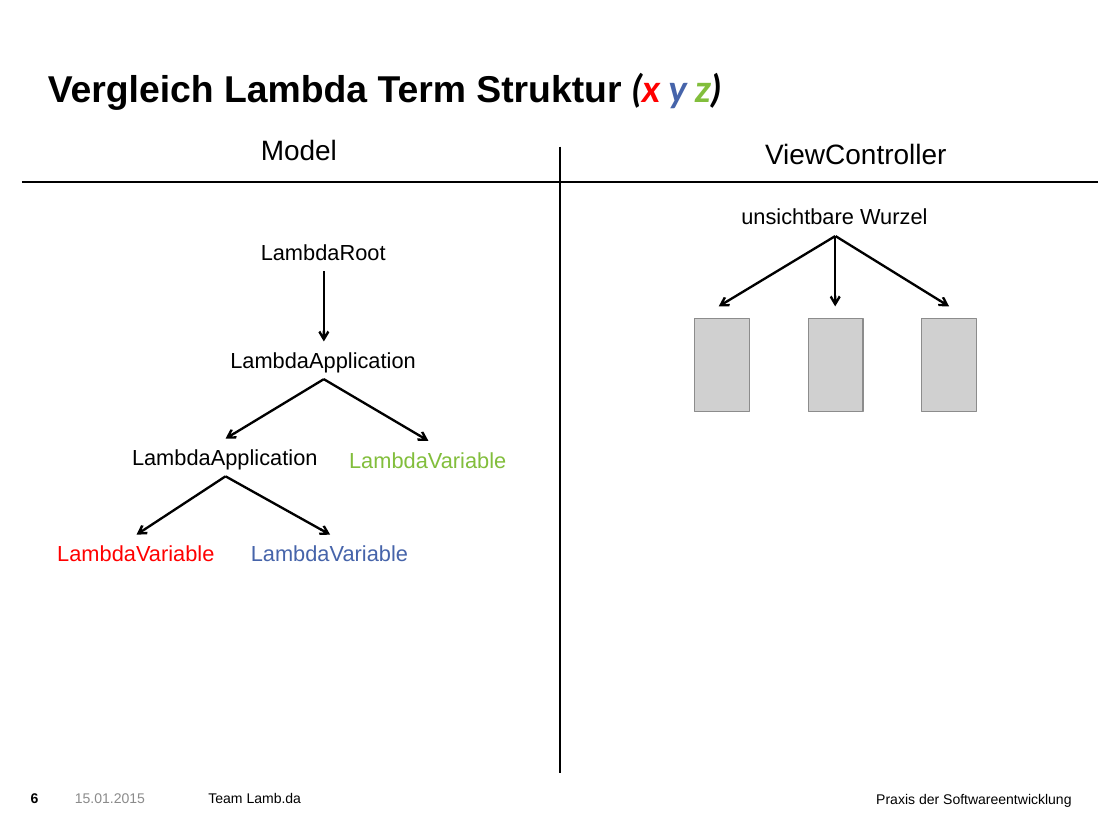
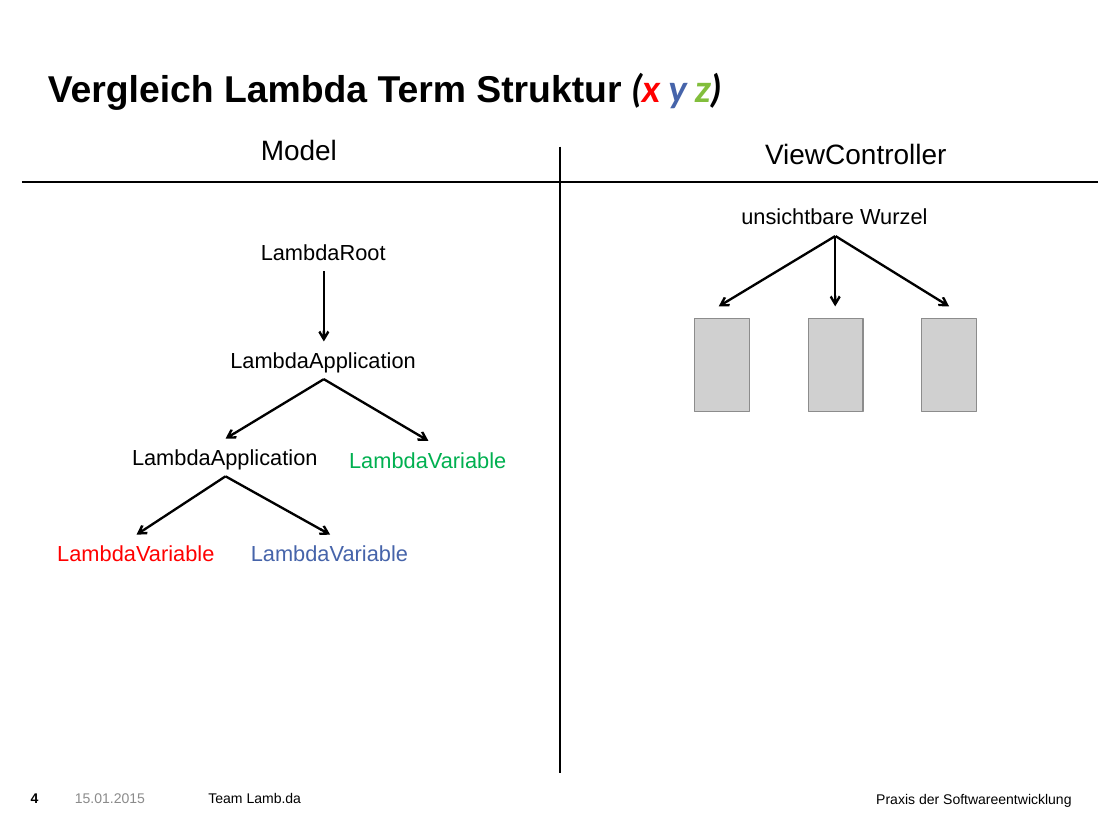
Before and after one commit to Pse-Lambda-das-Spiel/LambdaDasSpiel, a slide deck: slide 4 of 2-entwurf/presentation/Presentation.pptx (slide 6 before the commit). Drawn at 1120x840 pixels with LibreOffice and Linux fonts; fonts in the diff are those of the drawing; grey boxes stand for pictures; background and template pictures are left out. Boxes give left, top, right and bottom in pixels: in the first picture for what was removed or moved away, otherwise in the second. Text is boxed around its words. In the diff, an @@ line names an element or a change of style, - is before the commit and + after.

```diff
--- a/2-entwurf/presentation/Presentation.pptx
+++ b/2-entwurf/presentation/Presentation.pptx
@@ text "LambdaVariable" at bbox=[349, 452, 506, 469]: text colour #82BE3C to #00B050 @@
@@ page number at bbox=[31, 793, 39, 803]: text changed @@
-6
+4
```
Also in this commit, not shown: 2 other slides changed, 1 slide added, 1 other file.
